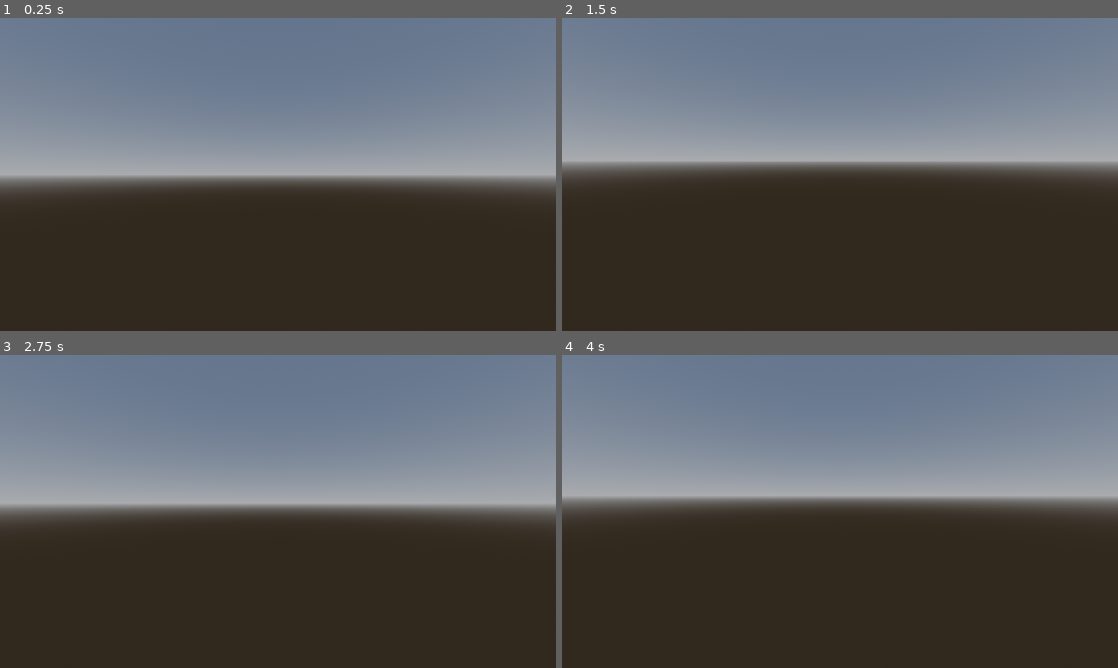
Above: before the commit, frames 1-4 (two rows, left to right).
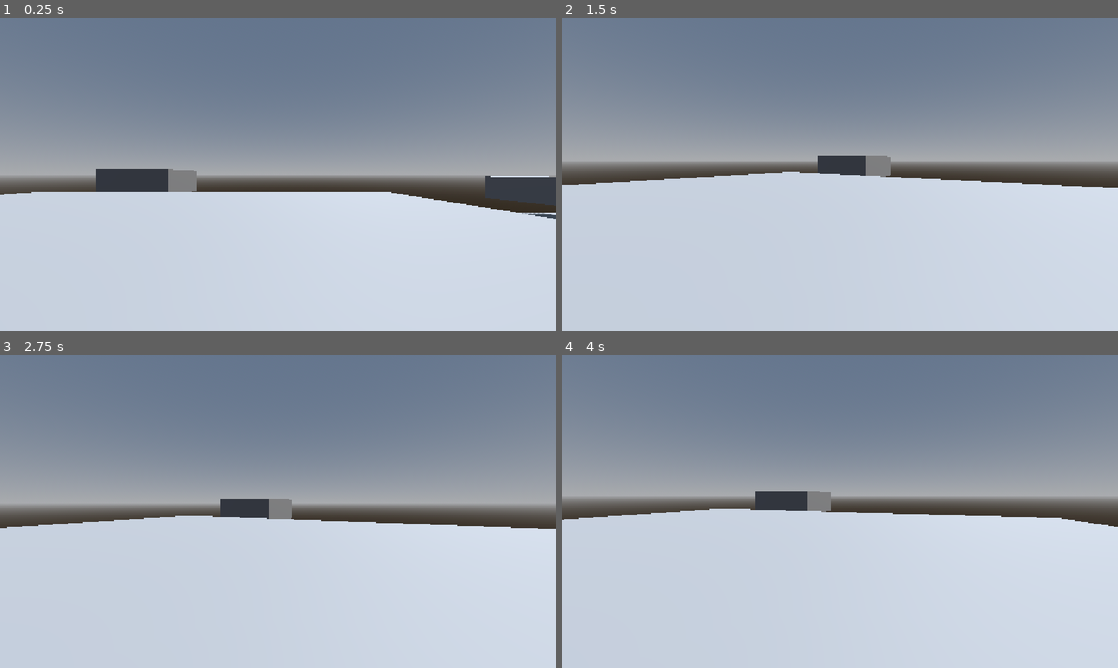
Above: after the commit, the same moments.

Repository: MarioSuper999/Godot_Dih_Mah_Tih
Game: Godot game, scene res://scenes/game.tscn
Two runs of this game, one before a commit and one after it. Both use one fixed random seed, a clock stepped at 60 frames per second and the inputs below.
Inputs (mouse positions are in pixels of both pictures, inside the frame that each line leads up to):
- Up to frame 1 (0.25 s): no input
- Up to frame 2 (1.5 s): tap Enter (ui_accept) at 0.5, 0.77, 1.25 s; move the mouse to (962, 158) at 0.52 s; hold Right (ui_right) 0.53-1.28 s; click (962, 158) at 0.67 s; move the mouse to (812, 174) at 1.27 s; hold Up (ui_up) from 1.28 s (still down)
- Up to frame 3 (2.75 s): keep holding Up (ui_up); tap Enter (ui_accept) at 1.52, 2 s; move the mouse to (289, 505) at 2.02 s
- Up to frame 4 (4 s): keep holding Up (ui_up); tap Enter (ui_accept) at 2.75, 3.02, 3.5, 3.77 s; move the mouse to (834, 517) at 2.77 s; click (834, 517) at 2.92 s; move the mouse to (878, 514) at 3.52 s

The runs differ from the first frame. In frame 1, 45% of the frame differs, in the area x 0-100%, y 48-100%; in frame 2, 49%; in frame 3, 47%; in frame 4, 50%, in the area x 0-100%, y 43-100%.
Error before the commit: Invalid access to property or key 'shape' on a base object of type 'null instance'. (res://scripts/procedural-generation.gd:11)

Commit message:
Jetzt funktioniert random procedural gen
P.S. mach keine schreib Fehler bei paths, ich habe so 20 minuten verschwendet. Und ich habe einfach das area3d geändert temporär damit man auf die Boxen springen kann

Diff:
--- a/prefabs/rooms/box.tscn
+++ b/prefabs/rooms/box.tscn
@@ -4,7 +4,7 @@
 
 [sub_resource type="BoxShape3D" id="BoxShape3D_c40bg"]
 
-[node name="Area3D" type="Area3D" unique_id=1841038780]
+[node name="StaticBody3D" type="StaticBody3D" unique_id=603713482]
 
 [node name="MeshInstance3D" type="MeshInstance3D" parent="." unique_id=1164685582]
 transform = Transform3D(20, 0, 0, 0, 7.5, 0, 0, 0, 20, 0, 0, 0)
--- a/scenes/game.tscn
+++ b/scenes/game.tscn
@@ -25,7 +25,7 @@
 shadow_enabled = true
 
 [node name="Player" parent="." unique_id=230931713 instance=ExtResource("1_uwrxv")]
-transform = Transform3D(1, 0, 0, 0, 1, 0, 0, 0, 1, 0.2070694, 0.00031518936, 0.044442654)
+transform = Transform3D(1, 0, 0, 0, 1, 0, 0, 0, 1, 0.2070694, 16.261408, 0.044442654)
 can_sprint = true
 can_freefly = true
 
--- a/scenes/player.tscn
+++ b/scenes/player.tscn
@@ -20,7 +20,7 @@
 transform = Transform3D(1, 0, 0, 0, 1, 0, 0, 0, 1, 0, 1, 0)
 mesh = SubResource("CapsuleMesh_yj7vy")
 
-[node name="CollisionShape3D" type="CollisionShape3D" parent="." unique_id=1680073946]
+[node name="Collider" type="CollisionShape3D" parent="." unique_id=1680073946]
 transform = Transform3D(1, 0, 0, 0, 1, 0, 0, 0, 1, 0, 1, 0)
 shape = SubResource("BoxShape3D_yj7vy")
 
--- a/scripts/procedural-generation.gd
+++ b/scripts/procedural-generation.gd
@@ -6,12 +6,14 @@
 
 func _ready() -> void:
 	for i in range(randf_range(50,75)):
+
 		var new_box = box.instantiate()
-		var collision_node = new_box.get_node("CollsionShape3D")
+		add_child.call_deferred(new_box)
+
+		var collision_node = new_box.get_node("CollisionShape3D")
 		collision_node.shape = collision_node.shape.duplicate()
 		collision_node.shape.size = Vector3(20.0,7.5,20.0)
-		add_child(new_box)
-		new_box.position += Vector3(randf_range(-BOUNDARY_X,BOUNDARY_X),randf_range(-BOUNDARY_Y,BOUNDARY_Y),randf_range(-BOUNDARY_Z,BOUNDARY_Z))
+		new_box.position += Vector3(randf_range(-BOUNDARY_X,BOUNDARY_X),randf_range(-BOUNDARY_Y,BOUNDARY_Y-50),randf_range(-BOUNDARY_Z,BOUNDARY_Z))
 
 func _process(delta: float) -> void:
 	pass
